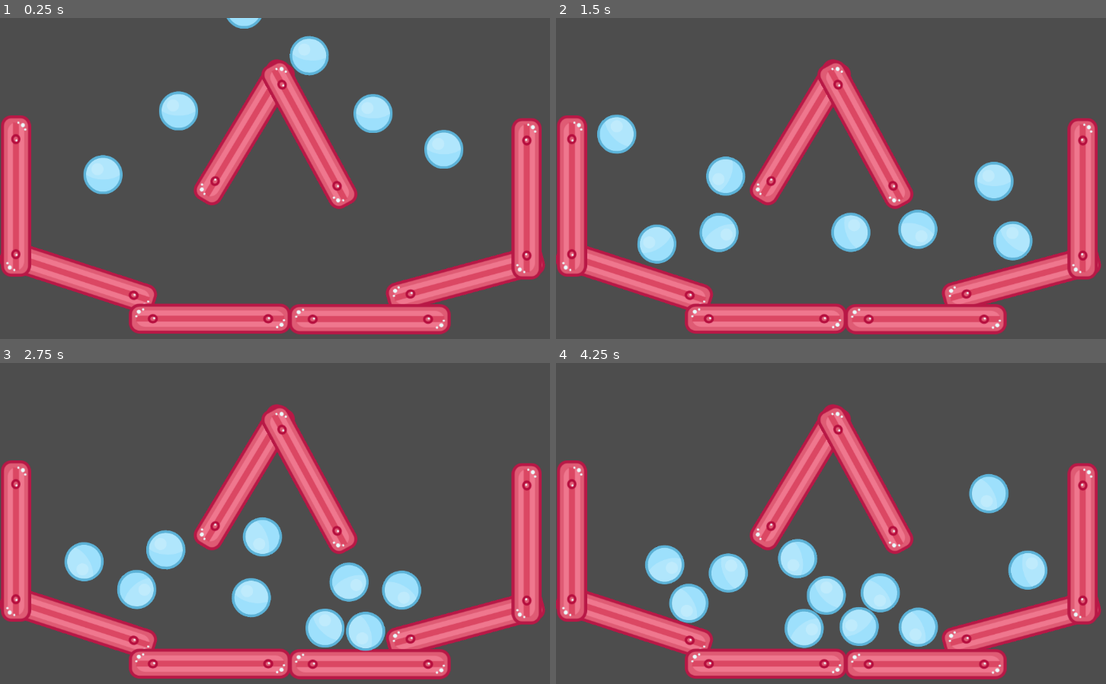
Above: before the commit, frames 1-4 (two rows, left to right).
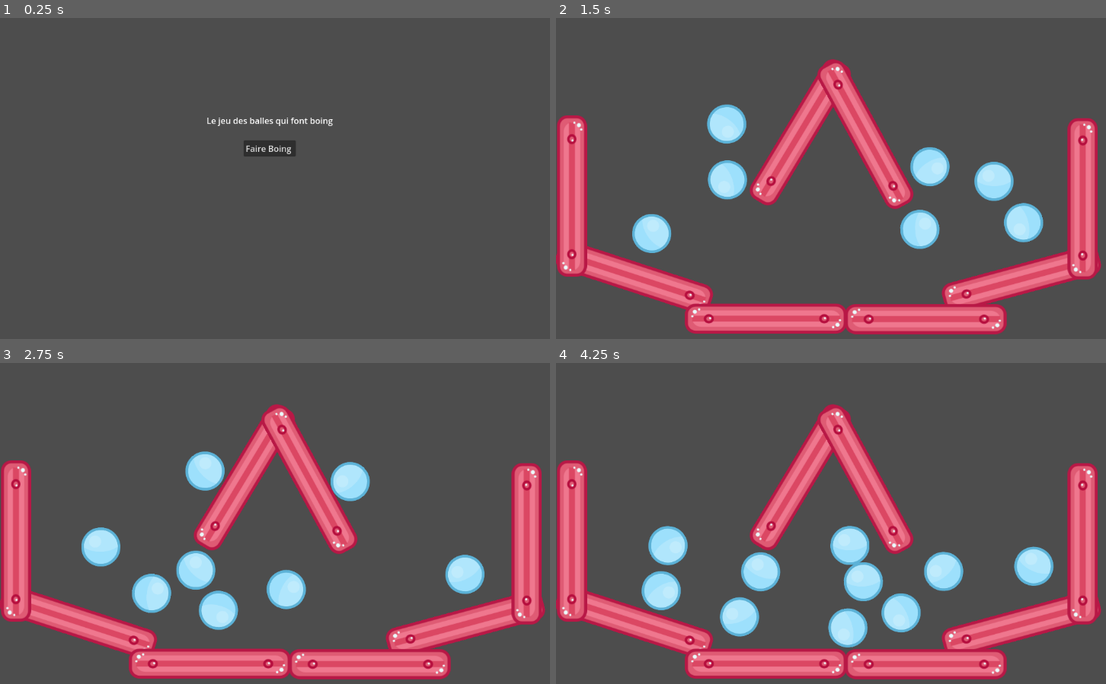
Above: after the commit, the same moments.

Repository: JeanLo-collab/Exo-balle
Game: Godot game, scene res://label.tscn
Two runs of this game, one before a commit and one after it. Both use one fixed random seed, a clock stepped at 60 frames per second and the inputs below. Before the commit the project starts from res://Main.tscn.
Inputs (mouse positions are in pixels of both pictures, inside the frame that each line leads up to):
- Up to frame 1 (0.25 s): no input
- Up to frame 2 (1.5 s): click (825, 149) at 0.5 s, where only the run after the commit has a clickable "Faire Boing"; move the mouse to (996, 172) at 1.27 s; press the mouse at (996, 172) at 1.28 s
- Up to frame 3 (2.75 s): move the mouse to (181, 552) at 2.02 s; release the mouse at (181, 552) at 2.03 s; click (181, 552) at 2.1 s
- Up to frame 4 (4.25 s): move the mouse to (919, 459) at 2.77 s; press the mouse at (919, 459) at 2.78 s; move the mouse to (831, 600) at 3.52 s; release the mouse at (831, 600) at 3.53 s; click (831, 600) at 3.6 s

The runs differ from the first frame. In frame 1, 24% of the frame differs, in the area x 0-100%, y 0-99%; in frame 2, 5.9%; in frame 3, 11%; in frame 4, 11%.

Commit message:
Main menu
Main menu + button

Diff:
--- /dev/null
+++ b/Node2D.gd
@@ -0,0 +1,16 @@
+extends Node2D
+
+
+# Called when the node enters the scene tree for the first time.
+func _ready():
+	pass # Replace with function body.
+
+
+# Called every frame. 'delta' is the elapsed time since the previous frame.
+func _process(delta):
+	pass
+
+
+
+func _on_button_pressed():
+	get_tree().change_scene_to_file("res://Main.tscn")
--- /dev/null
+++ b/label.tscn
@@ -0,0 +1,22 @@
+[gd_scene load_steps=2 format=3 uid="uid://byave0haxliht"]
+
+[ext_resource type="Script" path="res://Node2D.gd" id="1_gn15q"]
+
+[node name="Label" type="Label"]
+offset_left = 391.0
+offset_top = 183.0
+offset_right = 630.0
+offset_bottom = 206.0
+text = "Le jeu des balles qui font boing"
+
+[node name="Node2D" type="Node2D" parent="."]
+script = ExtResource("1_gn15q")
+
+[node name="Button" type="Button" parent="Node2D"]
+offset_left = 70.0
+offset_top = 49.0
+offset_right = 169.0
+offset_bottom = 80.0
+text = "Faire Boing "
+
+[connection signal="pressed" from="Node2D/Button" to="Node2D" method="_on_button_pressed"]
--- a/project.godot
+++ b/project.godot
@@ -11,7 +11,7 @@
 [application]
 
 config/name="instancing"
-run/main_scene="res://Main.tscn"
+run/main_scene="res://label.tscn"
 config/features=PackedStringArray("4.2")
 config/icon="res://icon.svg"
 
